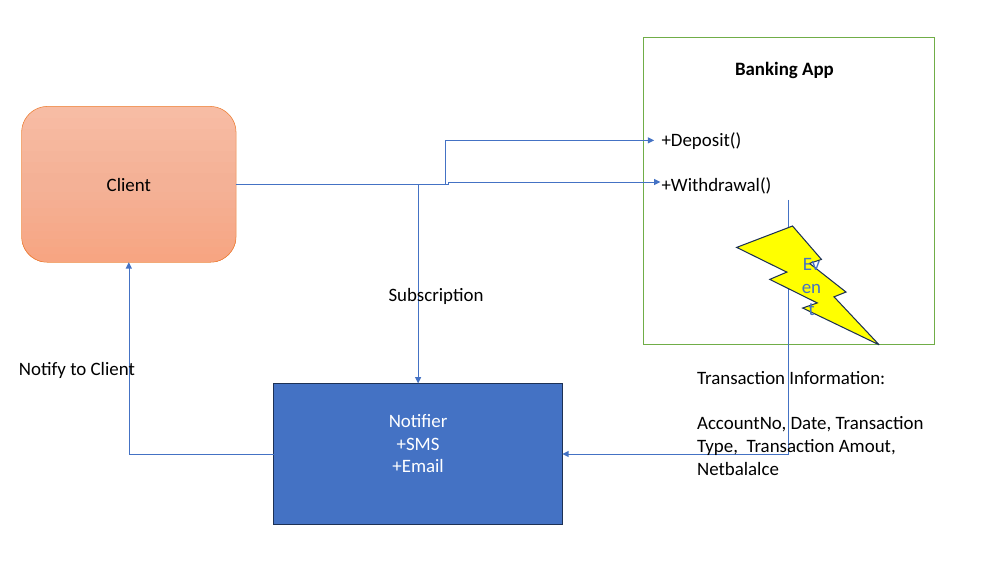
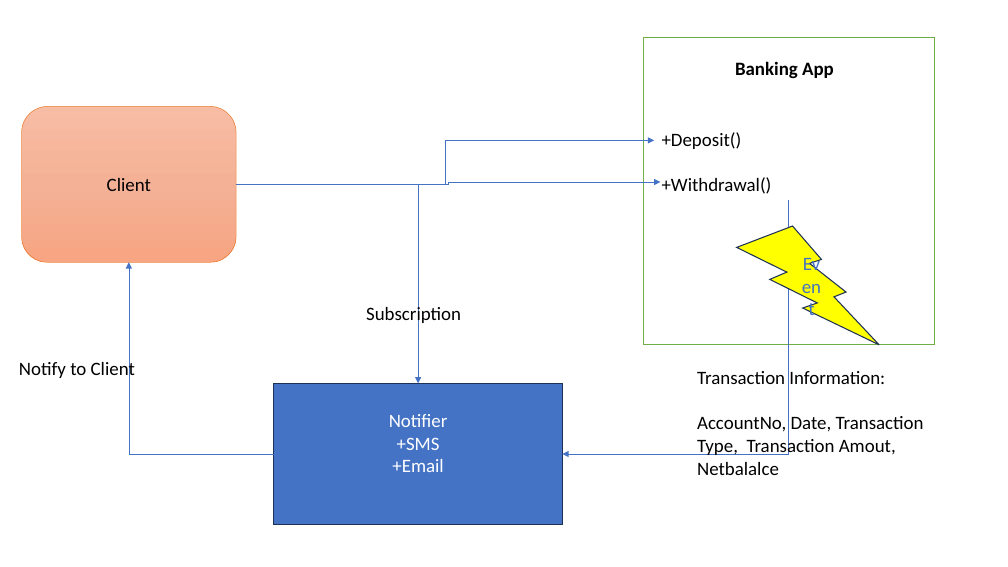
Before and after one commit to maheshsabnis/Capita_NETApps, a slide deck: slide 11 of TrgImages.pptx. Drawn at 1008x567 pixels with LibreOffice and Linux fonts; fonts in the diff are those of the drawing. Boxes give left, top, right and bottom in pixels: in the first picture for what was removed or moved away, otherwise in the second. Text is boxed around its words. In the diff, an @@ line names an element or a change of style, - is before the commit and + after.

Commit message:
Date:05-Dec-2023

```diff
--- a/TrgImages.pptx
+++ b/TrgImages.pptx
@@ text "Subscription": place and size @@
-text "Subscription" at bbox=[389, 286, 484, 307]
+text "Subscription" at bbox=[366, 304, 461, 325]
```
